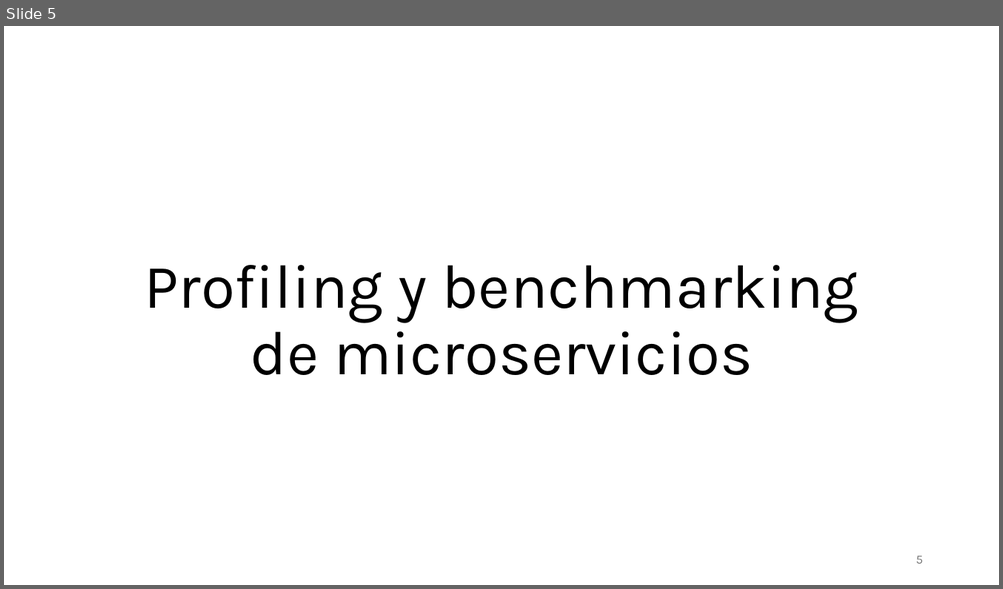
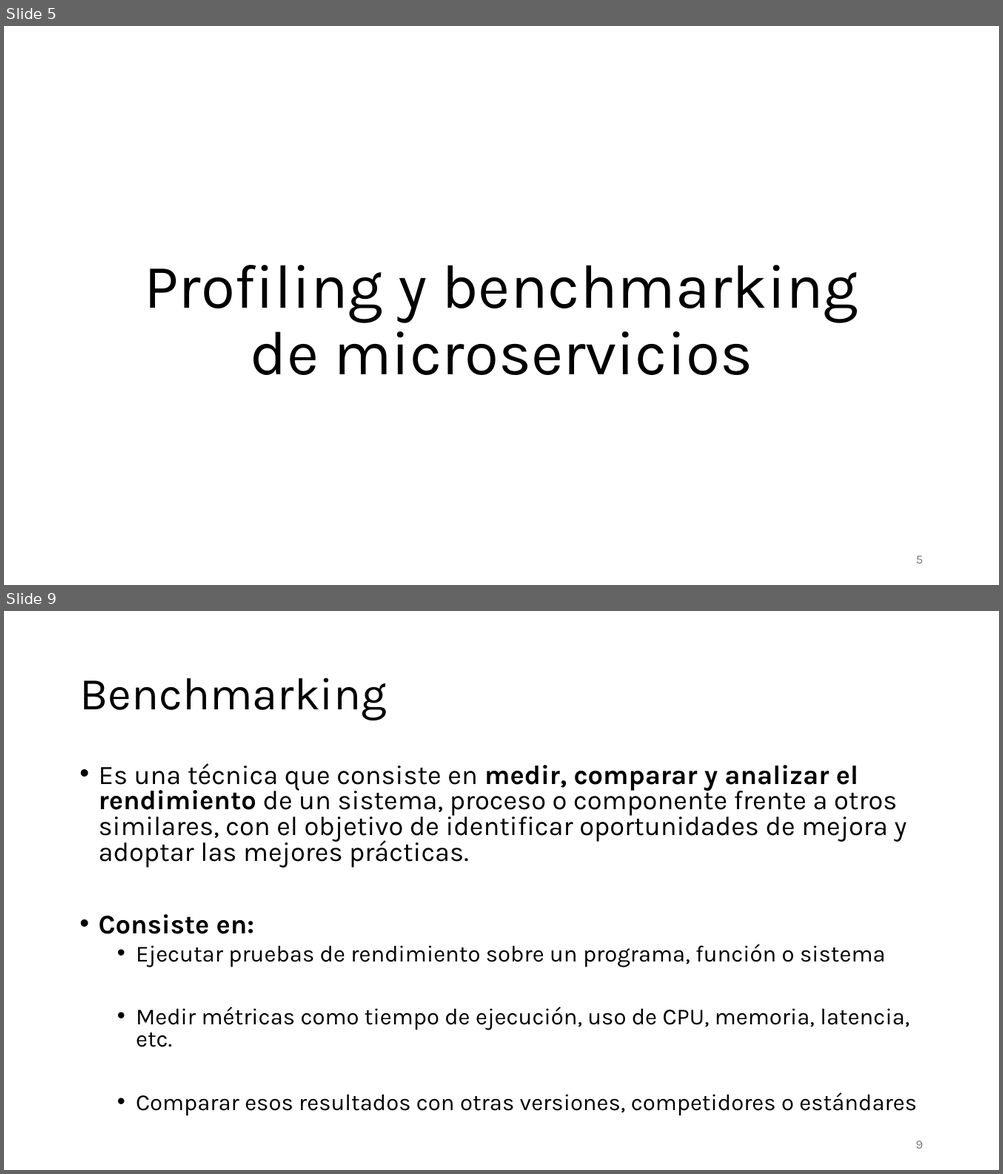
Before and after one commit to aldebarran22/CURSO_CPP_SERVICIOS_30H, a slide deck: doc/5_Optimizacion_Gestion_Recursos_Microservicios_C++.pptx. Shown one above the other, each under a label of ours: slide 5 before the commit, slides 5 and 9 after it; the slides between them are not shown. The pictures are 1003x589 and 1003x1174 pixels, drawn with LibreOffice and Linux fonts; fonts in the diff are those of the drawing. Boxes give left, top, right and bottom in pixels: in the first picture for what was removed or moved away, otherwise in the second. Text is boxed around its words. In the diff, an @@ line names an element or a change of style, - is before the commit and + after.

```diff
--- a/doc/5_Optimizacion_Gestion_Recursos_Microservicios_C++.pptx
+++ b/doc/5_Optimizacion_Gestion_Recursos_Microservicios_C++.pptx
@@ slide 9 added at box(4, 611, 999, 1170), background #FFFFFF @@
@@ title added at box(79, 678, 387, 721), 44 pt, text #000000 @@
+Benchmarking
@@ text added at box(99, 763, 916, 1116), 25.9 pt, text #000000 @@
+• Es una técnica que consiste en medir, comparar y analizar el rendimiento de un sistema, proceso o componente frente a otros similares, con el objetivo de identificar oportunidades de mejora y adoptar las mejores prácticas.
+• Consiste en:
+  • Ejecutar pruebas de rendimiento sobre un programa, función o sistema
+  • Medir métricas como tiempo de ejecución, uso de CPU, memoria, latencia, etc.
+  • Comparar esos resultados con otras versiones, competidores o estándares
@@ page number added at box(916, 1141, 923, 1149), 12 pt, text #797979 @@
+9
```
Also in this commit, not shown: 1 slide changed, 15 other slides added, 4 other files.
